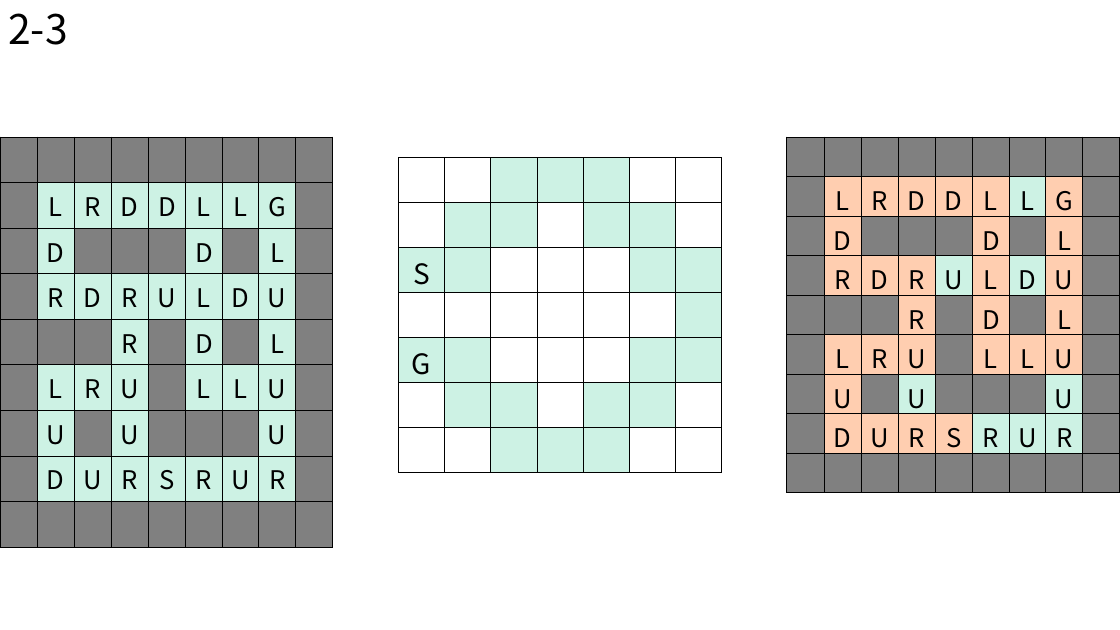
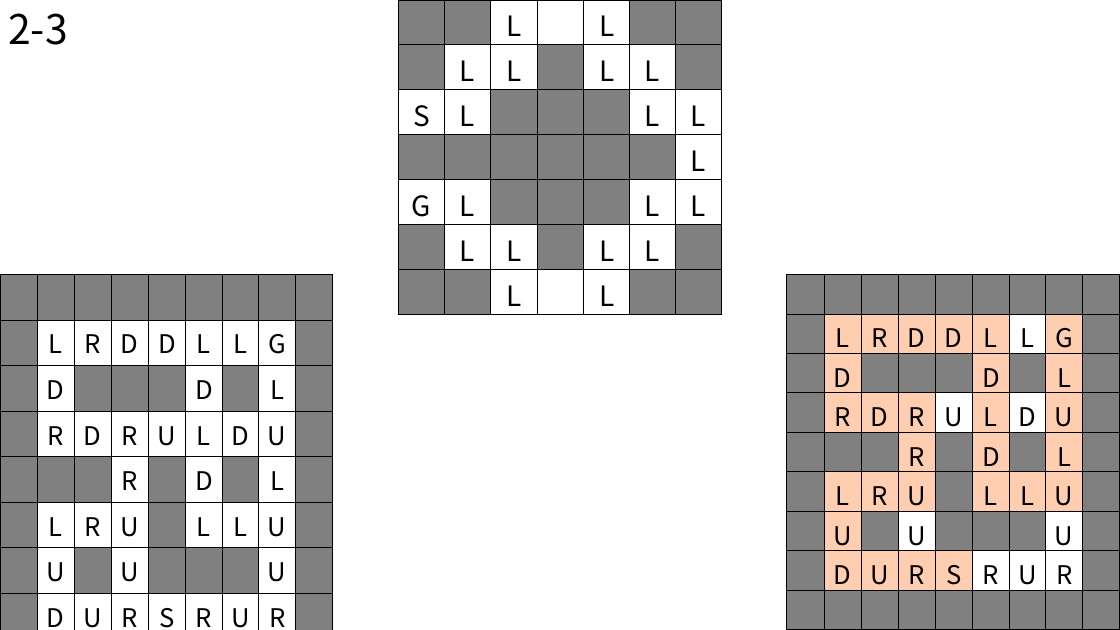
Before and after one commit to BSF0124/Brain-Control, a slide deck: slide 13 of etc/레벨디자인.pptx. Drawn at 1120x630 pixels with LibreOffice and Linux fonts; fonts in the diff are those of the drawing. Boxes give left, top, right and bottom in pixels: in the first picture for what was removed or moved away, otherwise in the second. Text is boxed around its words. In the diff, an @@ line names an element or a change of style, - is before the commit and + after.

```diff
--- a/etc/레벨디자인.pptx
+++ b/etc/레벨디자인.pptx
@@ table at (x1=398, y1=0, x2=723, y2=315) @@
-row 1, column 3: 
+row 1, column 3: L
-row 1, column 5: 
+row 1, column 5: L
-row 2:  |  |  |  |  |  | 
+row 2:  | L | L |  | L | L | 
-row 3: S |  |  |  |  |  | 
+row 3: S | L |  |  |  | L | L
-row 4, column 7: 
+row 4, column 7: L
-row 5: G |  |  |  |  |  | 
+row 5: G | L |  |  |  | L | L
-row 6:  |  |  |  |  |  | 
+row 6:  | L | L |  | L | L | 
-row 7, column 3: 
+row 7, column 3: L
-row 7, column 5: 
+row 7, column 5: L
@@ fill #CDF2E4 to none in 21 cells @@
@@ table moved from (x1=398, y1=158, x2=723, y2=473) to (x1=398, y1=0, x2=723, y2=315) @@
@@ table at (x1=0, y1=275, x2=332, y2=630) @@
@@ fill #CDF2E4 to none in 36 cells @@
@@ table moved from (x1=0, y1=137, x2=332, y2=494) to (x1=0, y1=275, x2=332, y2=630) @@
@@ table moved from (x1=787, y1=137, x2=1119, y2=492) to (x1=787, y1=275, x2=1119, y2=630) @@
@@ table at (x1=787, y1=275, x2=1119, y2=630) @@
@@ fill #CDF2E4 to none in 8 cells @@
```
Also in this commit, not shown: 17 other slides changed.
